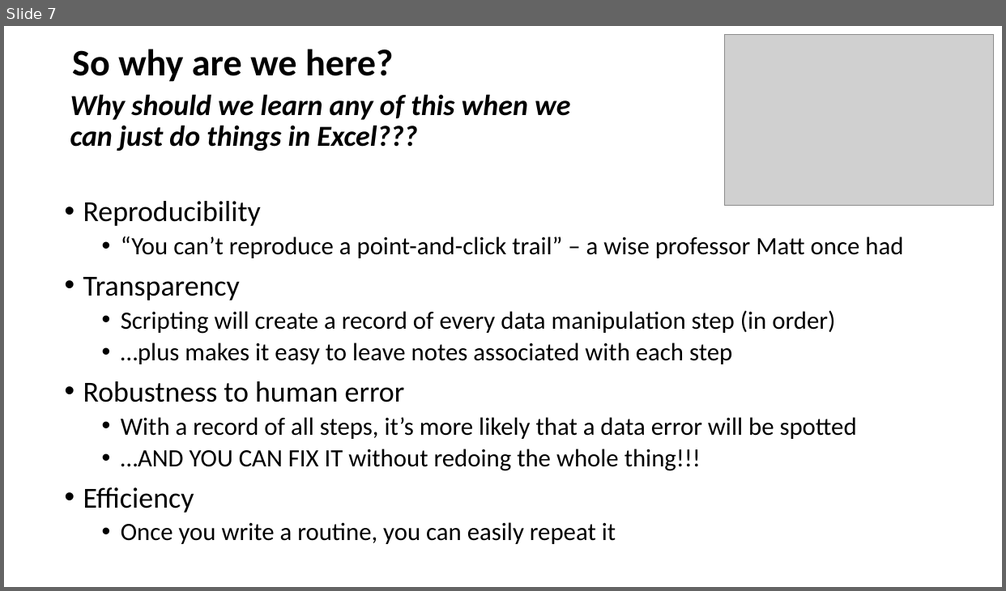
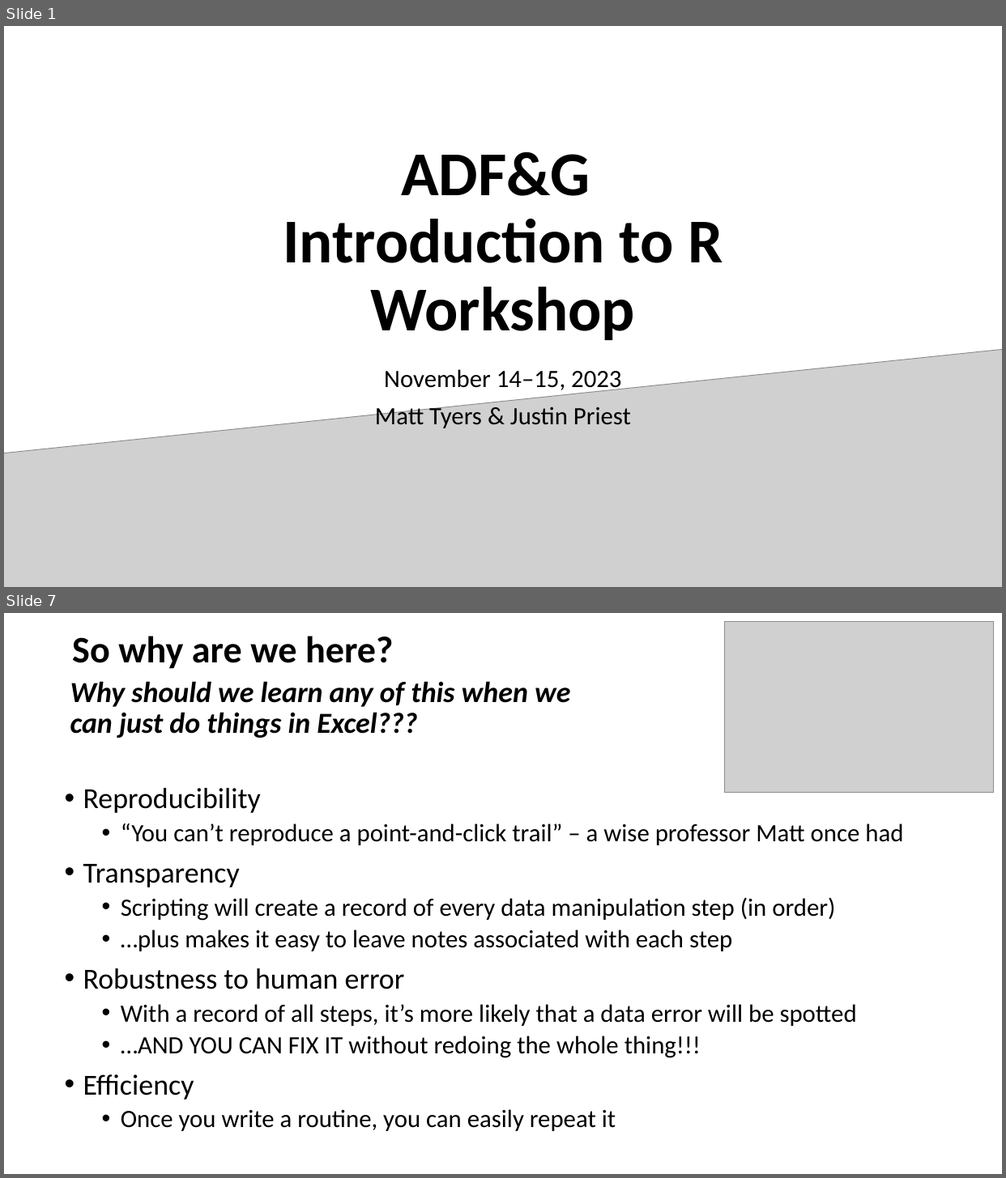
Before and after one commit to justinpriest/ADFG_R_Intro_Workshop, a slide deck: presentations/1 - Welcome and motivation.pptx. Shown one above the other, each under a label of ours: slide 7 before the commit, slides 1 and 7 after it; the slides between them are not shown. The pictures are 1006x591 and 1006x1178 pixels, drawn with LibreOffice and Linux fonts; fonts in the diff are those of the drawing; grey boxes stand for pictures. Boxes give left, top, right and bottom in pixels: in the first picture for what was removed or moved away, otherwise in the second. Text is boxed around its words. In the diff, an @@ line names an element or a change of style, - is before the commit and + after.

```diff
--- a/presentations/1 - Welcome and motivation.pptx
+++ b/presentations/1 - Welcome and motivation.pptx
@@ slide 1 added at [4,26,1002,587], background #FFFFFF @@
@@ title added at [283,152,722,340], 60 pt, text #000000, bold @@
+ADF&G
+Introduction to R Workshop
@@ picture added at [4,346,1002,587] @@
@@ subtitle added at [375,369,631,429], 24 pt, text #000000 @@
+November 14–15, 2023
+Matt Tyers & Justin Priest
```
Also in this commit, not shown: 7 slides changed, 1 slide removed.
